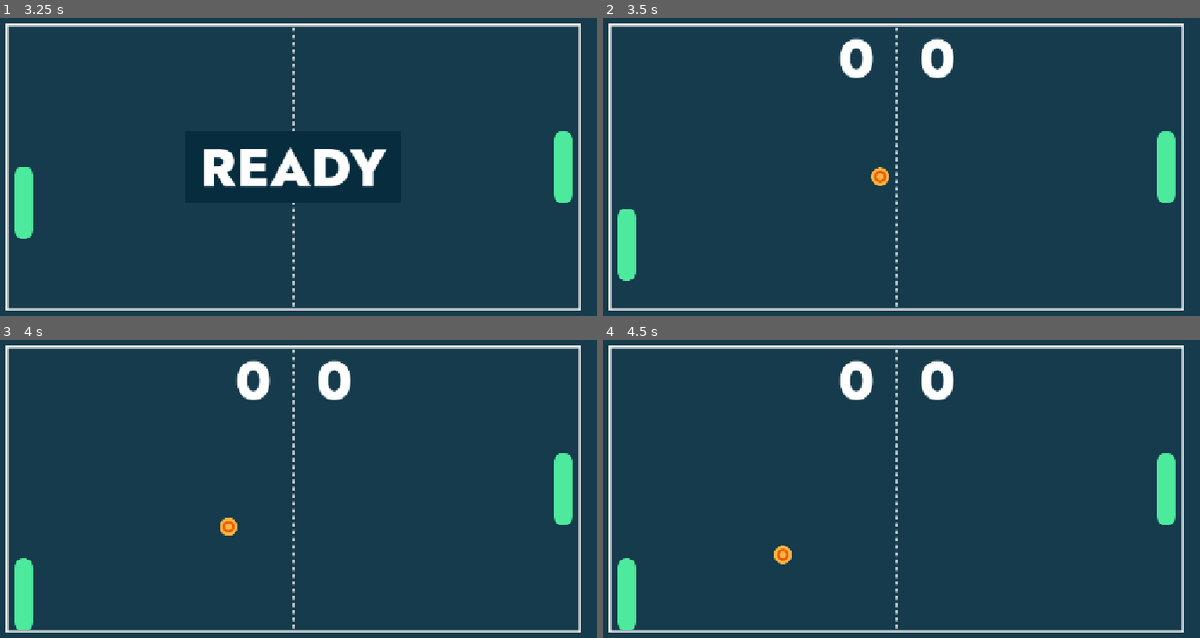
Above: before the commit, frames 1-4 (two rows, left to right).
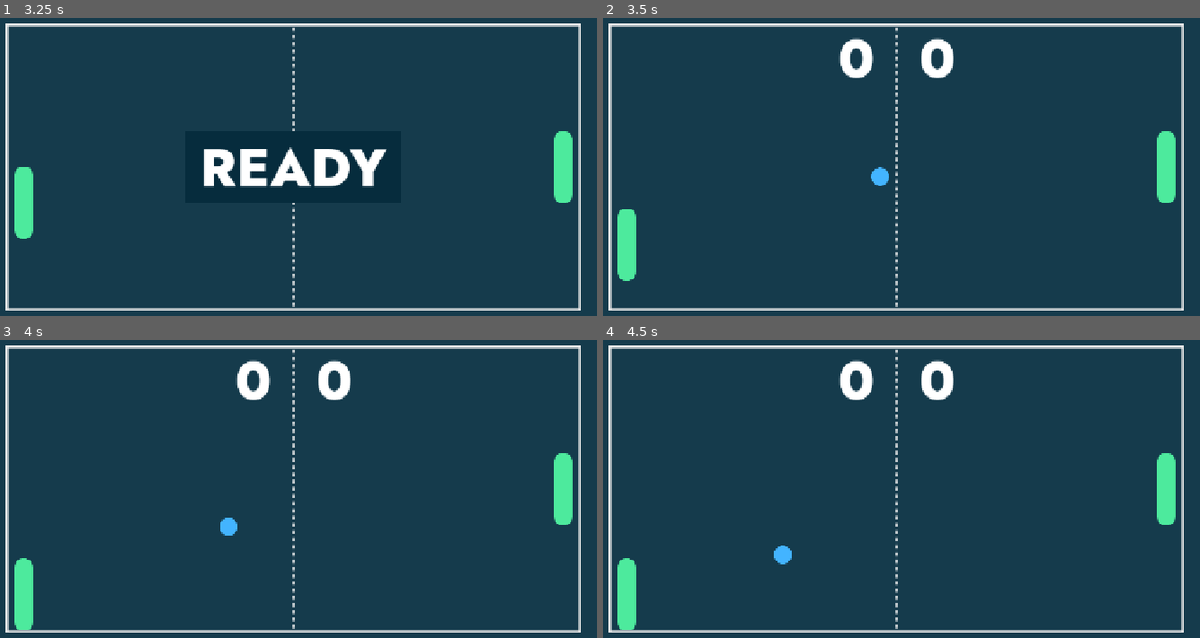
Above: after the commit, the same moments.

Repository: cf-Le3/pong-plus
Game: Godot game, scene res://general/main/main.tscn
Same seed, same stepped clock (60 frames per second), same inputs: the game is played once before the commit and once after it.
Inputs:
- Up to frame 1 (3.25 s): click "PLAY" at 0.5 s; click "VS CPU" at 1.25 s; tap Enter at 2 s; hold Right (ui_right) 2.03-2.78 s; hold Down (down_player2) 2.03-2.78 s; tap Space at 2.75 s; hold S (down_player1) from 2.78 s (still down); tap Down (down_player2) at 2.85 s
- Up to frame 2 (3.5 s): keep holding S (down_player1)
- Up to frame 3 (4 s): release S (down_player1) at 3.53 s; hold Right (ui_right) from 3.53 s (still down); hold Down (down_player2) from 3.53 s (still down)
- Up to frame 4 (4.5 s): release Right (ui_right) at 4.28 s; release Down (down_player2) at 4.28 s; hold Up (ui_up) from 4.28 s (still down); tap Down (down_player2) at 4.35 s

Frame 1 is identical in both runs. In frame 2, 0.2% of the frame differs, in the area x 44-48%, y 50-57%; in frame 3, 0.1%; in frame 4, 0.2%, in the area x 28-32%, y 68-76%.

Commit message:
Implement game configuration

Diff:
--- a/Pong Plus/gameplay/game/game.gd
+++ b/Pong Plus/gameplay/game/game.gd
@@ -5,9 +5,8 @@
 
 # Configuration values
 var config_is_multiplayer := true
-var config_resize_enabled := true
-var config_score_max := 5
-var config_balls_max := 5
+var config_resize_enabled := false
+var game_config := GameConfig.new()
 # var config_cpu_difficulty = null
 
 # Session-specific
@@ -55,7 +54,7 @@
 	$BallSpawnTimer.start()
 
 func _on_ball_spawn_timer_timeout() -> void:
-	if get_tree().get_nodes_in_group("balls").size() < config_balls_max:
+	if get_tree().get_nodes_in_group("balls").size() < game_config.get_max_balls():
 		_ball_spawner.spawn_ball()
 
 func _on_wall_goal_right_ball_escaped(can_score: bool) -> void:
@@ -71,7 +70,7 @@
 	do_stuff_after_scoring()
 
 func do_stuff_after_scoring() -> void:
-	if _score_player_1 >= config_score_max || _score_player_2 >= config_score_max:
+	if _score_player_1 >= game_config.get_max_points() || _score_player_2 >= game_config.get_max_points():
 		game_over()
 	elif get_tree().get_nodes_in_group("balls").size() <= 1:
 		_ball_spawner.spawn_ball()
--- a/Pong Plus/general/main/main.gd
+++ b/Pong Plus/general/main/main.gd
@@ -27,6 +27,7 @@
 	enable_title(false)
 	game = game_scene.instantiate()
 	game.config_is_multiplayer = is_multiplayer
+	game.game_config = _game_config
 	game.connect("close_game", _on_close_game)
 	add_child(game)
 
